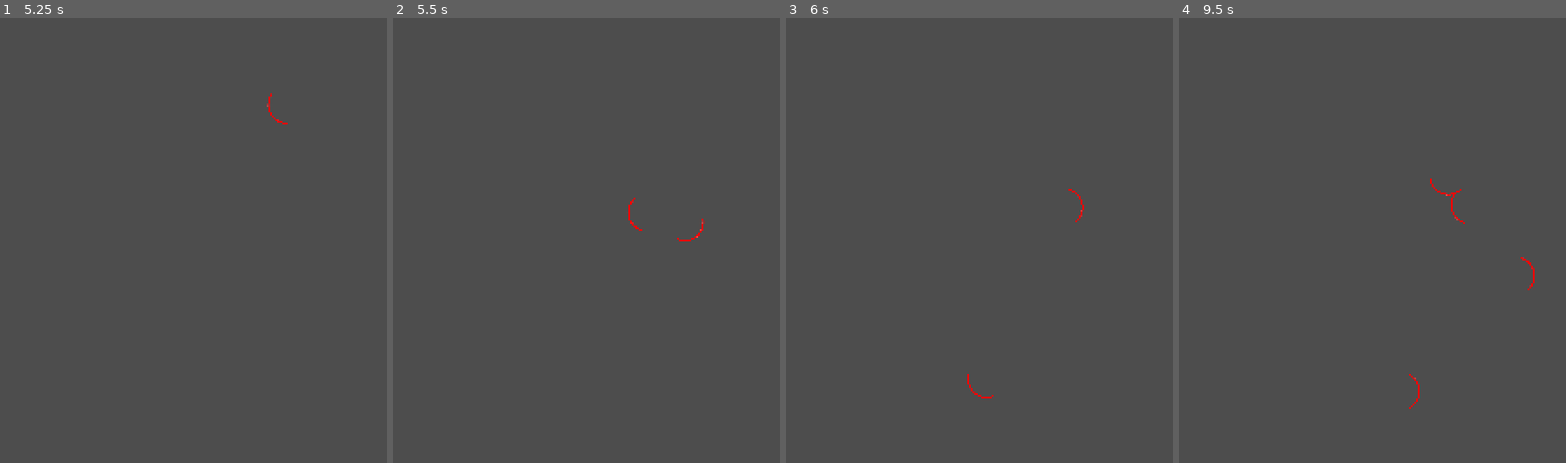
Above: before the commit, frames 1-4 (left to right).
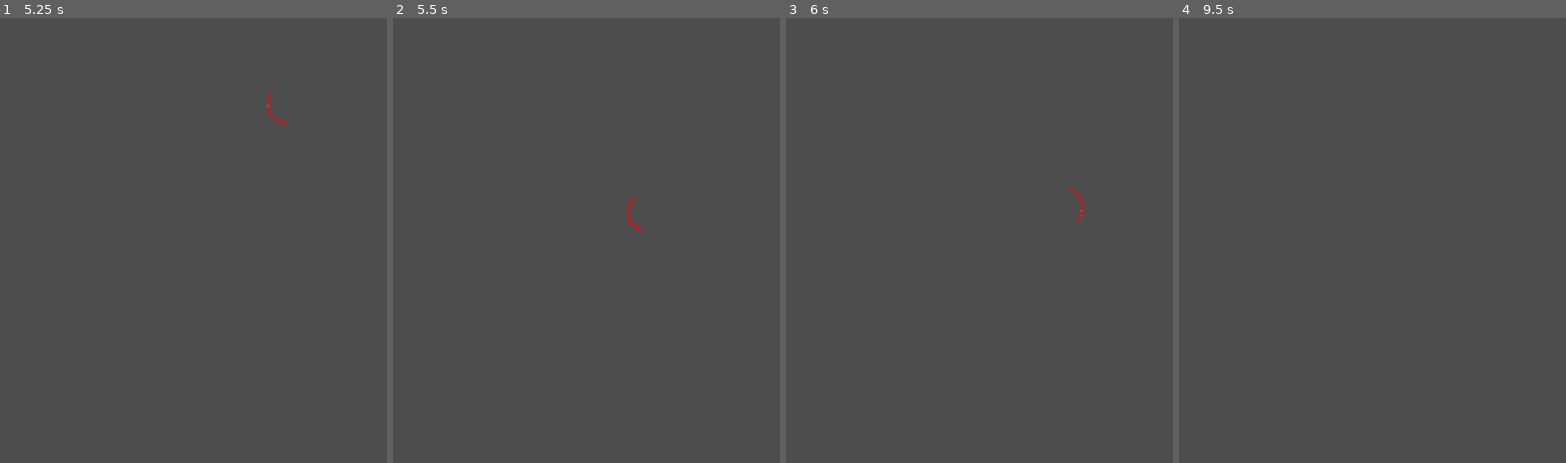
Above: after the commit, the same moments.

Repository: carolper2000/trijam-358
Game: Godot game, scene res://Scenes/MainScene.tscn
The game is run twice, just before and just after one commit, with the same random seed, the same clock (stepped at 60 frames per second) and the same inputs. The engine's default icon, where the game draws it, is replaced by a stand-in: a white triangle on a blue panel in a dark square.
Inputs (mouse positions are in pixels of both pictures, inside the frame that each line leads up to):
- Up to frame 1 (5.25 s): tap Enter at 0.5, 2.75, 4.25 s; move the mouse to (193, 213) at 0.52 s; hold Right (right) 0.53-1.28 s; click (193, 213) at 0.6 s; move the mouse to (outside the picture) at 1.27 s; hold Down (down) 1.28-2.03 s; click (outside the picture) at 1.35 s; tap Space at 2, 3.5, 5 s; move the mouse to (108, 124) at 2.02 s; hold Right (right) 2.03-2.78 s; click (108, 124) at 2.1 s; move the mouse to (3, 342) at 2.77 s; hold Up (up) 2.78-3.53 s; click (3, 342) at 2.85 s; move the mouse to (247, 316) at 3.52 s; hold Left (left) 3.53-5.03 s; click (247, 316) at 3.6 s; move the mouse to (outside the picture) at 4.27 s; click (outside the picture) at 4.35 s; move the mouse to (73, 236) at 5.02 s; hold Down (down) from 5.03 s (still down); click (73, 236) at 5.1 s
- Up to frame 2 (5.5 s): keep holding Down (down)
- Up to frame 3 (6 s): move the mouse to (outside the picture) at 5.77 s; release Down (down) at 5.78 s; hold Right (right) from 5.78 s (still down); click (outside the picture) at 5.85 s
- Up to frame 4 (9.5 s): move the mouse to (1372, 213) at 6.52 s; release Right (right) at 6.53 s; hold Up (up) 6.53-7.28 s; click (1372, 213) at 6.6 s; move the mouse to (outside the picture) at 7.27 s; hold Right (right) 7.28-8.03 s; click (outside the picture) at 7.35 s; move the mouse to (1287, 124) at 8.02 s; hold Down (down) 8.03-8.78 s; click (1287, 124) at 8.1 s; move the mouse to (1182, 342) at 8.77 s; hold Left (left) from 8.78 s (still down); click (1182, 342) at 8.85 s

Frame 1 is identical in both runs. In frame 2, less than 0.1% of the frame differs, in the area x 73-81%, y 45-51%; in frame 3, less than 0.1%; in frame 4, 0.2%, in the area x 59-92%, y 36-88%.

Commit message:
feat: make waves disappear after ttl or after touching player

Diff:
--- a/Scripts/wave.gd
+++ b/Scripts/wave.gd
@@ -1,13 +1,24 @@
 extends Area2D
 
 @export var speed: float = 750.0
+@export var ttl: float = 1 #seconds
 @onready var ray = $RayCast2D
+
+func _ready() -> void:
+	# Créer un timer dynamiquement
+	var timer = get_tree().create_timer(ttl)
+	# Connecter la fin du timer à la destruction de l'onde
+	timer.timeout.connect(queue_free)
 
 func _physics_process(delta: float) -> void:
 	# On avance vers "l'avant" de l'objet
 	position += transform.x * speed * delta
 
-func _on_body_entered(_body: Node2D) -> void:
+func _on_body_entered(body: Node2D) -> void:
+	# If the waves touches the player, it disappears
+	if (body.name == "Player"):
+		queue_free()
+
 	ray.force_raycast_update()
 
 	if ray.is_colliding():
